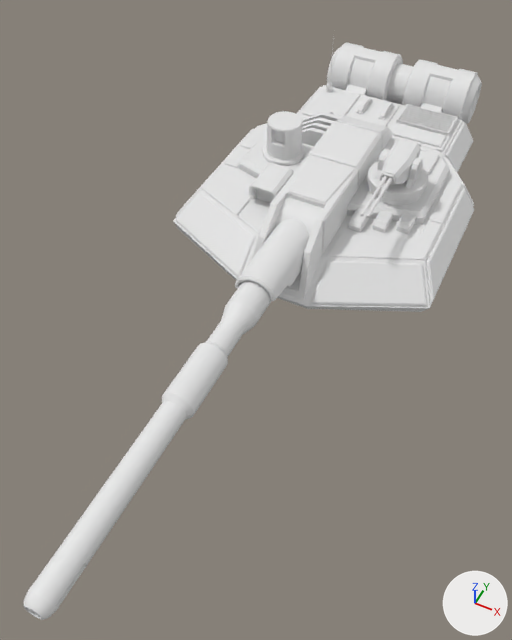
The FBX model TankWar2/Resources/fbx/TankTurret.fbx, before and after one commit.
One viewpoint serves both versions: a 50 mm lens placed at (0.00458, -0.01223, 0.01317), pointed at (-0.00001, -0.00305, 0.00169). Arrows for +X, +Y and +Z are at lower right; the lights stay in place. Where no turn or scale is listed for an object, it has been applied to the vertices.

Script lines for the objects in view, before the commit:
```python
me_mesh_001 = bpy.data.meshes.new('Mesh.001')
me_mesh_001.from_pydata(...)  # 2196 vertices, 1952 faces; spans x -0.0034..0.0031, y -0.0119..0.0056, z -0.0013..0.0015
ob_tanktop = bpy.data.objects.new('TankTop', me_mesh_001)
ob_tanktop.location = (0.00016, 0.00157, 0.00271)
```
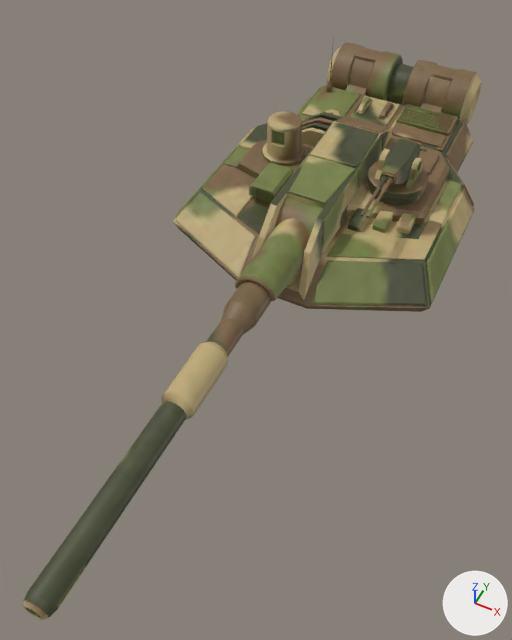
What differs and where, as boxes [x1, y1, x2, y2] in the pictures (512 x 640 px):
'TankTop', recoloured
    both: [23, 39, 482, 620]

The edits, one by one:
Picture 'Camouflage.png' (img_camouflage_png) is new.
Material 'Material.001' (mat_material_001) is new.
Its texture is img_camouflage_png.
me_mesh_001 has 2196 vertices, 1952 faces and spans x -0.0034..0.0031, y -0.0119..0.0056, z -0.0013..0.0015.
me_mesh_001 now uses material mat_material_001 (picture img_camouflage_png).
